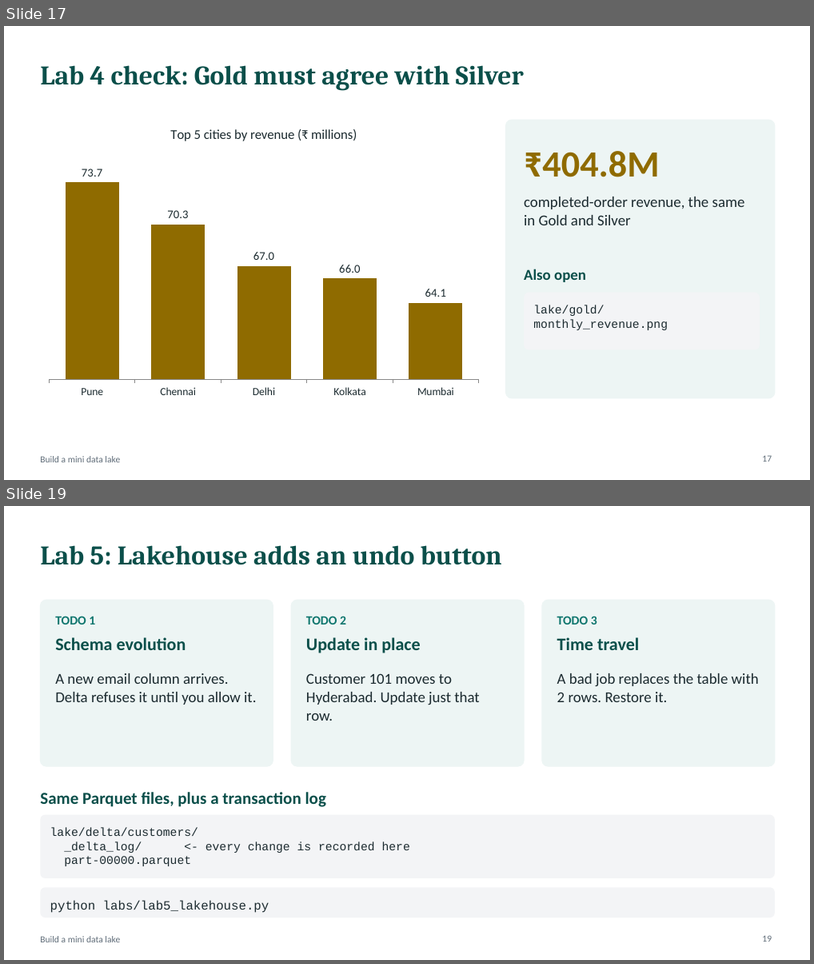
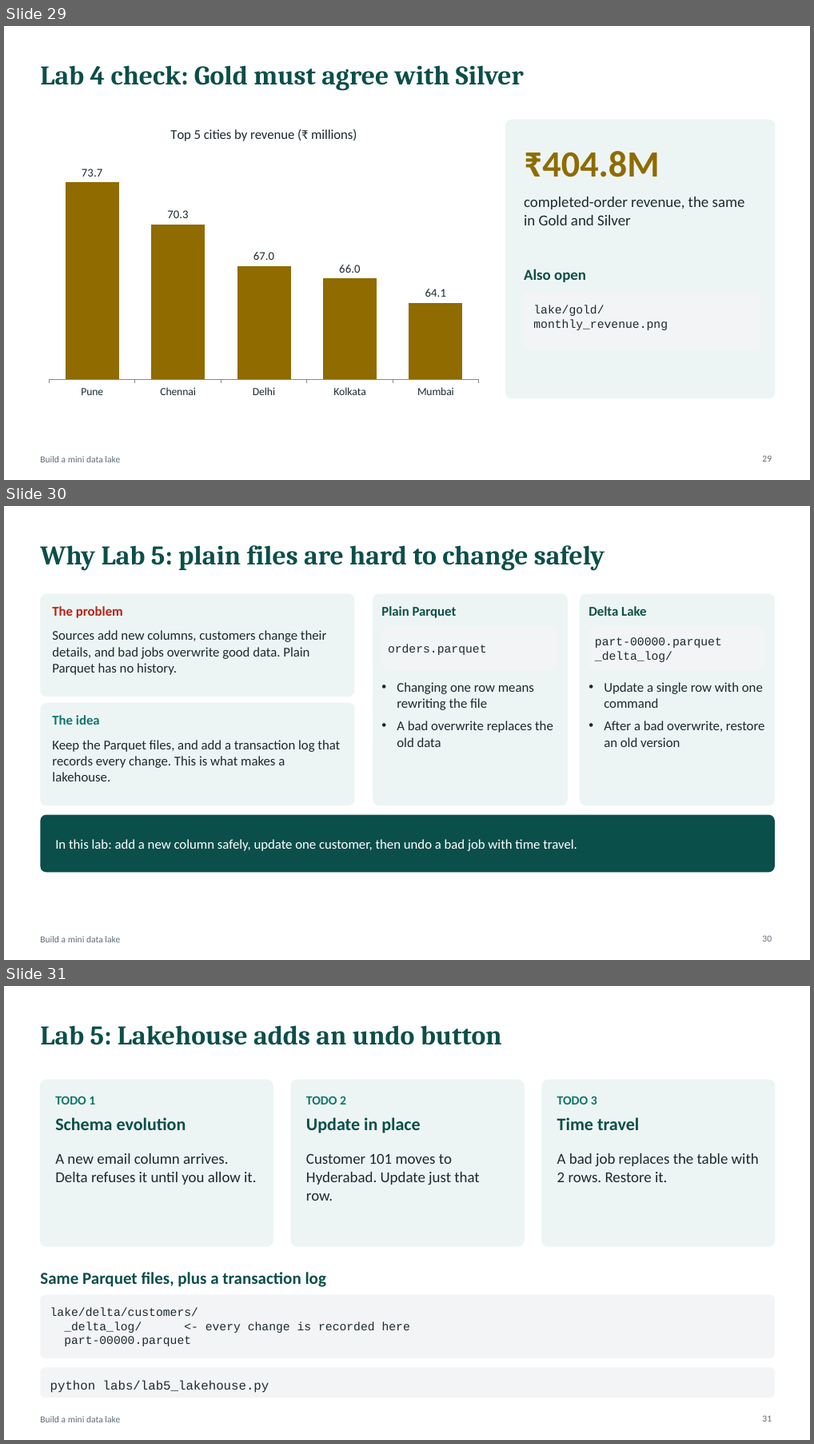
Before and after one commit to atulkahatecdac/datalake, a slide deck: Data_Engineering_Session.pptx. Shown one above the other, each under a label of ours: slides 17 and 19 before the commit, slides 29, 30 and 31 after it; the slides between them are not shown. The pictures are 814x964 and 814x1444 pixels, drawn with LibreOffice and Linux fonts; fonts in the diff are those of the drawing. Boxes give left, top, right and bottom in pixels: in the first picture for what was removed or moved away, otherwise in the second. Text is boxed around its words. In the diff, an @@ line names an element or a change of style, - is before the commit and + after.

```diff
--- a/Data_Engineering_Session.pptx
+++ b/Data_Engineering_Session.pptx
@@ slide 30 added at bbox=[4, 506, 810, 960], background #FFFFFF; not listed: 1 template element that a slide beside it also shows @@
@@ title added at bbox=[40, 545, 605, 571], 32 pt, text #0B4F4A, bold @@
+Why Lab 5: plain files are hard to change safely
@@ rounded rectangle added at bbox=[40, 594, 355, 696], fill #EDF5F4 @@
@@ rounded rectangle added at bbox=[373, 594, 569, 805], fill #EDF5F4 @@
@@ rounded rectangle added at bbox=[581, 594, 776, 805], fill #EDF5F4 @@
@@ text added at bbox=[52, 606, 123, 618], 16 pt, text #B42318, bold @@
+The problem
@@ text added at bbox=[382, 606, 457, 618], 16 pt, text #0B4F4A, bold @@
+Plain Parquet
@@ text added at bbox=[589, 606, 646, 616], 16 pt, text #0B4F4A, bold @@
+Delta Lake
@@ text added at bbox=[52, 630, 326, 675], 16 pt, text #1B2A2F @@
+Sources add new columns, customers change their details, and bad jobs overwrite good data. Plain Parquet has no history.
@@ rounded rectangle added at bbox=[382, 627, 558, 669], fill #F3F4F6 @@
@@ text added at bbox=[388, 644, 487, 655], 14 pt, text #1B2A2F @@
+orders.parquet
@@ rounded rectangle added at bbox=[590, 627, 766, 669], fill #F3F4F6 @@
@@ text added at bbox=[595, 637, 722, 662], 14 pt, text #1B2A2F @@
+part-00000.parquet
+_delta_log/
@@ text added at bbox=[397, 682, 554, 747], 16 pt, text #1B2A2F @@
+• Changing one row means rewriting the file
+• A bad overwrite replaces the old data
@@ text added at bbox=[604, 682, 766, 747], 16 pt, text #1B2A2F @@
+• Update a single row with one command
+• After a bad overwrite, restore an old version
@@ rounded rectangle added at bbox=[40, 703, 355, 805], fill #EDF5F4 @@
@@ text added at bbox=[52, 715, 100, 724], 16 pt, text #0F766E, bold @@
+The idea
@@ text added at bbox=[52, 740, 340, 781], 16 pt, text #1B2A2F @@
+Keep the Parquet files, and add a transaction log that records every change. This is what makes a lakehouse.
@@ rounded rectangle added at bbox=[40, 815, 775, 872], fill #0B4F4A @@
@@ text added at bbox=[55, 839, 578, 851], 16 pt, text #FFFFFF @@
+In this lab: add a new column safely, update one customer, then undo a bad job with time travel.
@@ page number added at bbox=[762, 935, 772, 941], 11 pt, text #5F6C78 @@
+30
@@ what was slide 17 is now slide 29 @@
@@ page number at bbox=[762, 455, 772, 461]: text changed @@
-17
+29
@@ what was slide 19 is now slide 31 @@
@@ page number at bbox=[762, 1415, 772, 1421]: text changed @@
-19
+31
```
Also in this commit, not shown: 6 slides changed, 14 other slides added.
